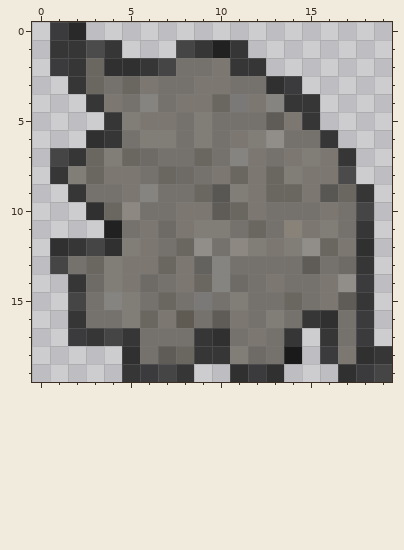
Two versions of one pixel-art sprite, assets/textures/rock6.png. Above: the version before the commit.
The file is 20x20 pixels. Colours within 5 levels of each other are drawn and written as one.
New version:
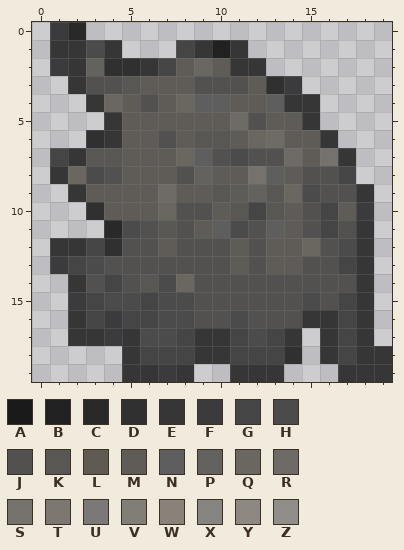
Palette (. is transparent): A #1a1a1b  B #212122  C #292929  D #303031  E #363637  F #3b3b3e  G #454545  H #4b4b4b  J #53514f  K #595754  L #5f5a52  M #5f5c58  N #5e5e5e  P #64625e  Q #6a6660  R #6e6b66  S #75716c  T #7c7770  U #7a7978  V #817d77  W #888279  X #868480  Y #8d8881  Z #918e89
The commit says: finer rocks
From old to new:
Changed rows in their new state; - is an unchanged pixel.
first column x 1:
 2 --P----MQM---------
 3 --JJKMMMJJJM-------
 4 ---QMJMQNNMMN------
 5 ----MMMMMMRJ-M-----
 6 ----MMJMKKMQRMM----
 7 --KKMMMQNJHJJRMS---
 8 -QHJMMMJPMMSNMJJG--
 9 --MMMMRMM-MPK-HJJ--
10 ---MMMQJJ-KGKMJGMF-
11 ---CHJKJMNHJNMJGJ--
12 E---JJMJJJMJMMQJHE-
13 FGHJJJJJJJMJMMJJG--
14 --JGJKHQJJJJJJJJJE-
15 -FGHHGHHJJJJJJHJG--
16 --GFGGHHJJHJJJ-EGE-
17 -E-F-HHG-EGHG---GE-
18 ----EGGG--GGGD-EGE-
19 -----EF---EEE---EEE
Pixel boxes of the changes (left, top, right, bottom) in both pictures:
changed: (50, 58, 392, 382)
